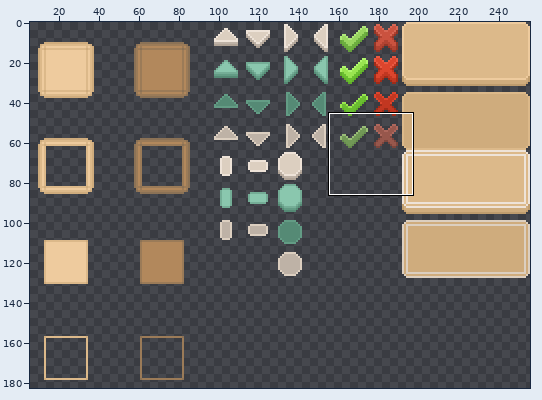
Sprite sheet -- assets/menuUI.png. Above: a wide view before the commit, with the close-up outlined.
Close-up. Before the edit:
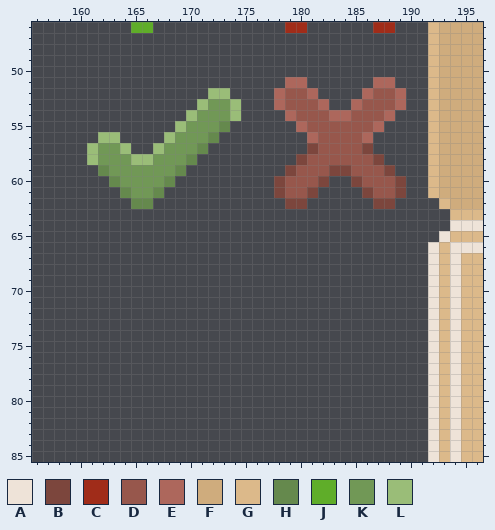
The file is 256x192 pixels. Colours within 5 levels of each other are drawn and written as one. Shown: x 156..196, y 46..85. The wide view leaves out empty margins. The commit also changed other parts of the picture, which this record leaves out.
Palette (. is transparent): A #eee3d8  B #7c463d  C #a02c19  D #97574c  E #ad675c  F #cfac7d  G #dcb98a  H #65894d  J #5fad29  K #719856  L #9abd78
And afterwards:
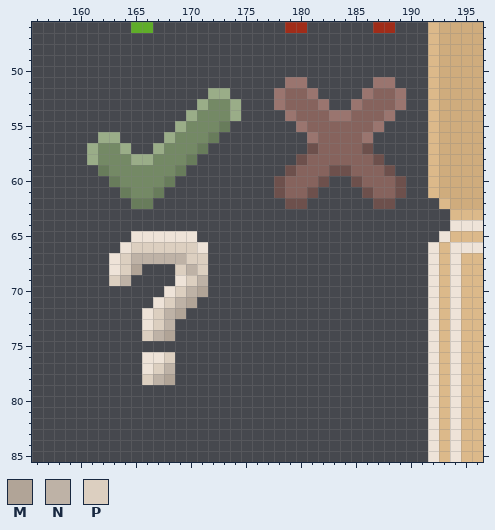
Colours new in this view: M #b1a497  N #beb2a6  P #dccfc0
Edits made:
@@ palette @@
-B #7c463d
+B #6d504c
-D #97574c
+D #86635d
-E #ad675c
+E #9a756f
-H #65894d
+H #687c5b
-K #719856
+K #748965
-L #9abd78
+L #9aad88
@@ x 161..173 @@
 64 .............
-65 .............
-66 .............
-67 .............
-68 .............
-69 .............
-70 .............
-71 .............
-72 .............
-73 .............
-74 .............
+65 ....AAAAAA...
+66 ...APPPPPPA..
+67 ..APNNNNNPP..
+68 ..APM...PNP..
+69 ..PN....APN..
+70 .......APNM..
+71 ......APNM...
+72 .....APNM....
+73 .....APN.....
+74 .....PNM.....
 75 .............
-76 .............
-77 .............
-78 .............
+76 .....AAP.....
+77 .....APN.....
+78 .....PNM.....
 79 .............
